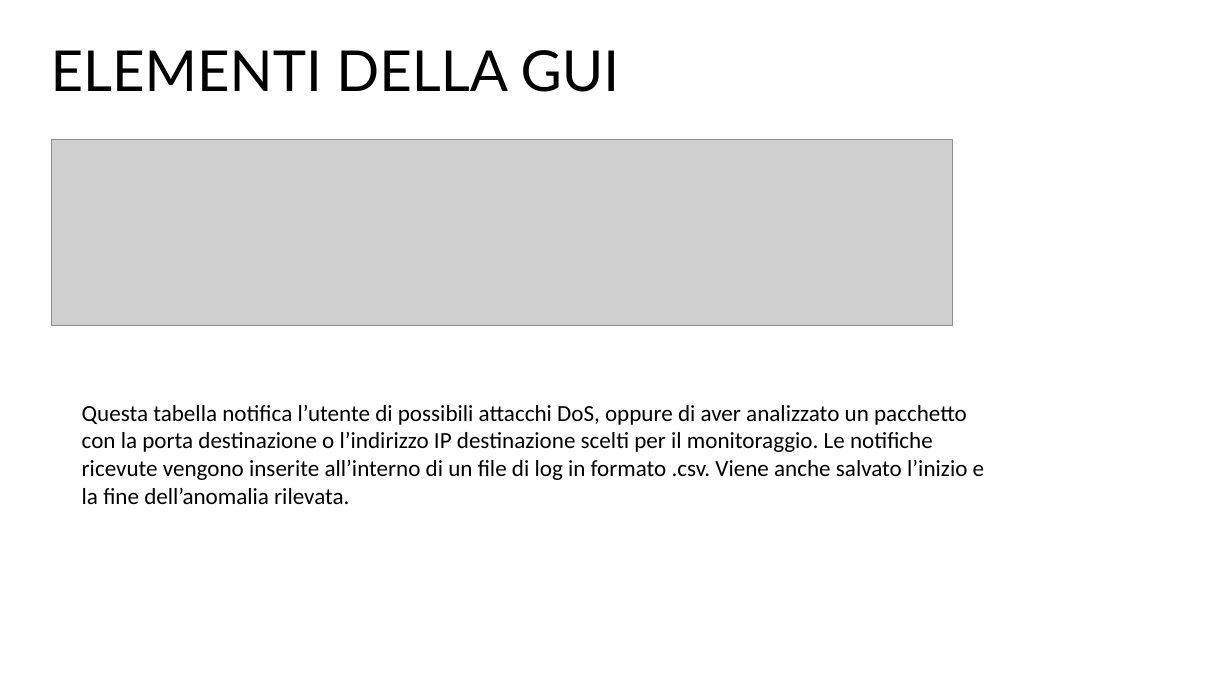
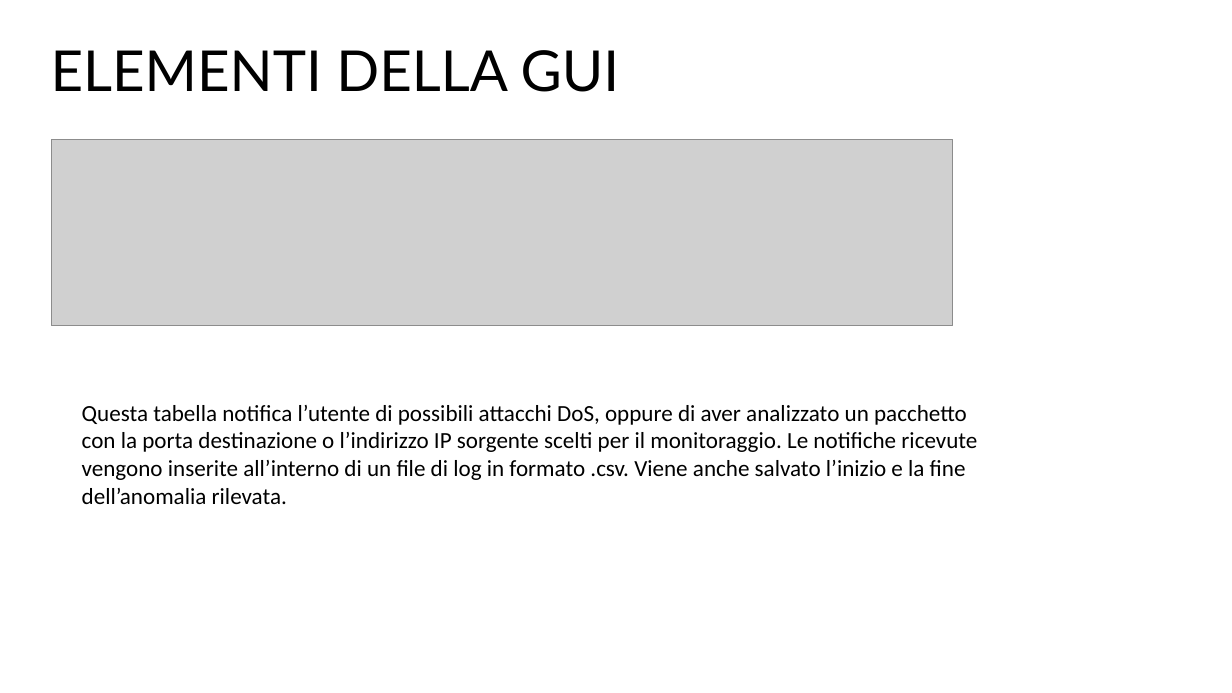
Before and after one commit to AnuarZouhri/Tirocini_git, a slide deck: slide 19 of Doc/PROGETTO DI TIROCINIO.pptx. Drawn at 1232x693 pixels with LibreOffice and Linux fonts; fonts in the diff are those of the drawing; grey boxes stand for pictures. Boxes give left, top, right and bottom in pixels: in the first picture for what was removed or moved away, otherwise in the second. Text is boxed around its words. In the diff, an @@ line names an element or a change of style, - is before the commit and + after.

```diff
--- a/Doc/PROGETTO DI TIROCINIO.pptx
+++ b/Doc/PROGETTO DI TIROCINIO.pptx
@@ text at (82,405,977,504): text changed @@
-Questa tabella notifica l’utente di possibili attacchi DoS, oppure di aver analizzato un pacchetto con la porta destinazione o l’indirizzo IP destinazione scelti per il monitoraggio. Le notifiche ricevute vengono inserite all’interno di un file di log in formato .csv. Viene anche salvato l’inizio e la fine dell’anomalia rilevata.
+Questa tabella notifica l’utente di possibili attacchi DoS, oppure di aver analizzato un pacchetto con la porta destinazione o l’indirizzo IP sorgente scelti per il monitoraggio. Le notifiche ricevute vengono inserite all’interno di un file di log in formato .csv. Viene anche salvato l’inizio e la fine dell’anomalia rilevata.
```
Also in this commit, not shown: 3 other slides changed, 18 other files.
